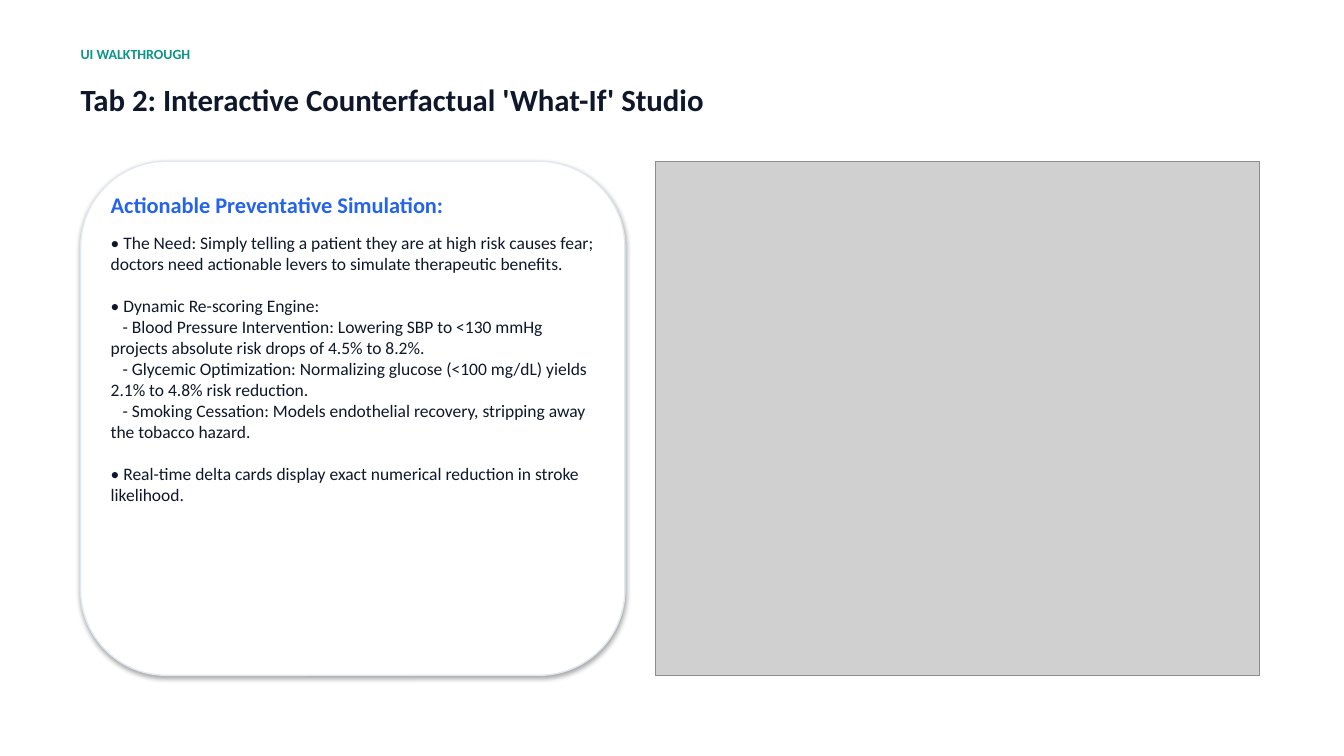
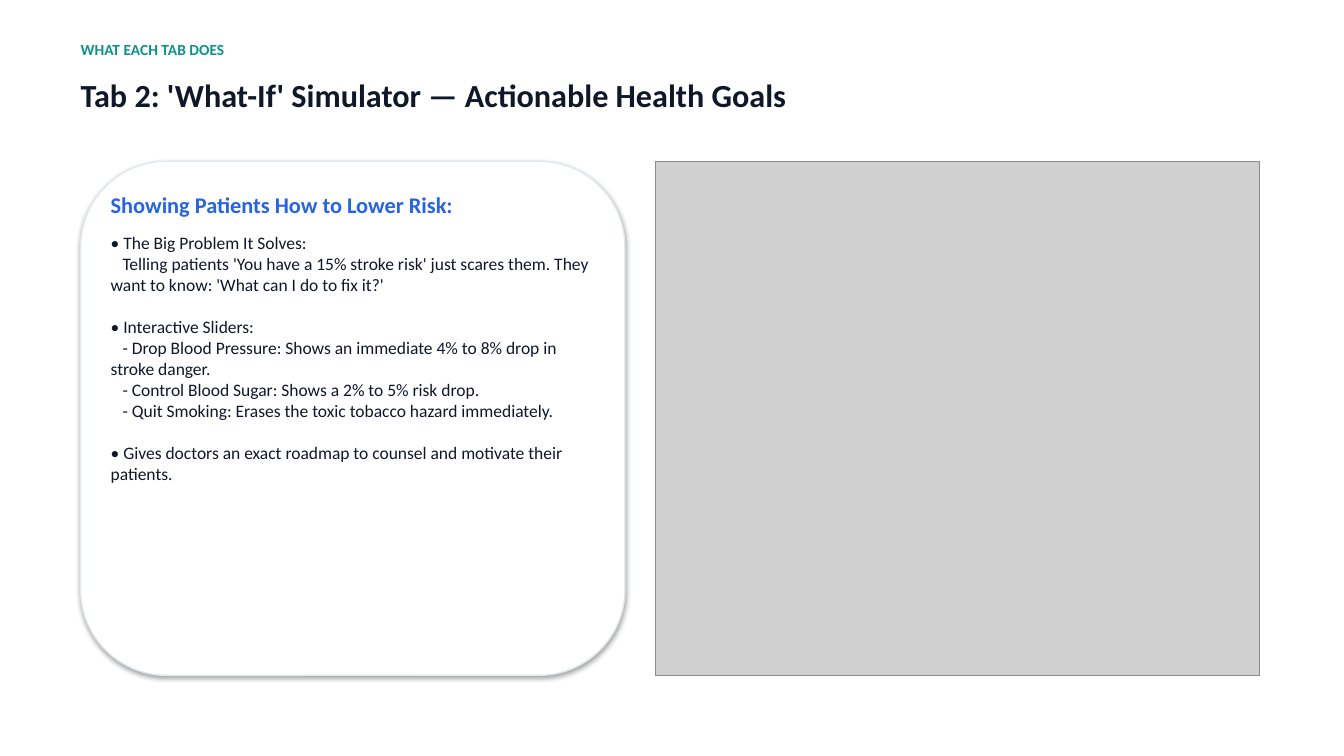
Before and after one commit to Tanishka-2004/stroke-xai-framework, a slide deck: slide 8 of NEUROPULSE_STROKE_XAI_PRESENTATION.pptx. Drawn at 1344x756 pixels with LibreOffice and Linux fonts; fonts in the diff are those of the drawing; grey boxes stand for pictures. Boxes give left, top, right and bottom in pixels: in the first picture for what was removed or moved away, otherwise in the second. Text is boxed around its words. In the diff, an @@ line names an element or a change of style, - is before the commit and + after.

```diff
--- a/NEUROPULSE_STROKE_XAI_PRESENTATION.pptx
+++ b/NEUROPULSE_STROKE_XAI_PRESENTATION.pptx
@@ text at [81, 45, 224, 55]: text changed; size 10 to 11 pt @@
-UI WALKTHROUGH
+WHAT EACH TAB DOES
@@ text at [81, 84, 786, 108]: text changed; size 22 to 23 pt @@
-Tab 2: Interactive Counterfactual 'What-If' Studio
+Tab 2: 'What-If' Simulator — Actionable Health Goals
@@ text at [111, 197, 588, 483]: text changed @@
-Actionable Preventative Simulation:
-• The Need: Simply telling a patient they are at high risk causes fear; doctors need actionable levers to simulate therapeutic benefits.
-• Dynamic Re-scoring Engine:
-- Blood Pressure Intervention: Lowering SBP to <130 mmHg projects absolute risk drops of 4.5% to 8.2%.
-- Glycemic Optimization: Normalizing glucose (<100 mg/dL) yields 2.1% to 4.8% risk reduction.
-- Smoking Cessation: Models endothelial recovery, stripping away the tobacco hazard.
-• Real-time delta cards display exact numerical reduction in stroke likelihood.
+Showing Patients How to Lower Risk:
+• The Big Problem It Solves:
+Telling patients 'You have a 15% stroke risk' just scares them. They want to know: 'What can I do to fix it?'
+• Interactive Sliders:
+- Drop Blood Pressure: Shows an immediate 4% to 8% drop in stroke danger.
+- Control Blood Sugar: Shows a 2% to 5% risk drop.
+- Quit Smoking: Erases the toxic tobacco hazard immediately.
+• Gives doctors an exact roadmap to counsel and motivate their patients.
```
Also in this commit, not shown: 11 other slides changed, 3 slides added, 3 slides removed, 2 other files.
